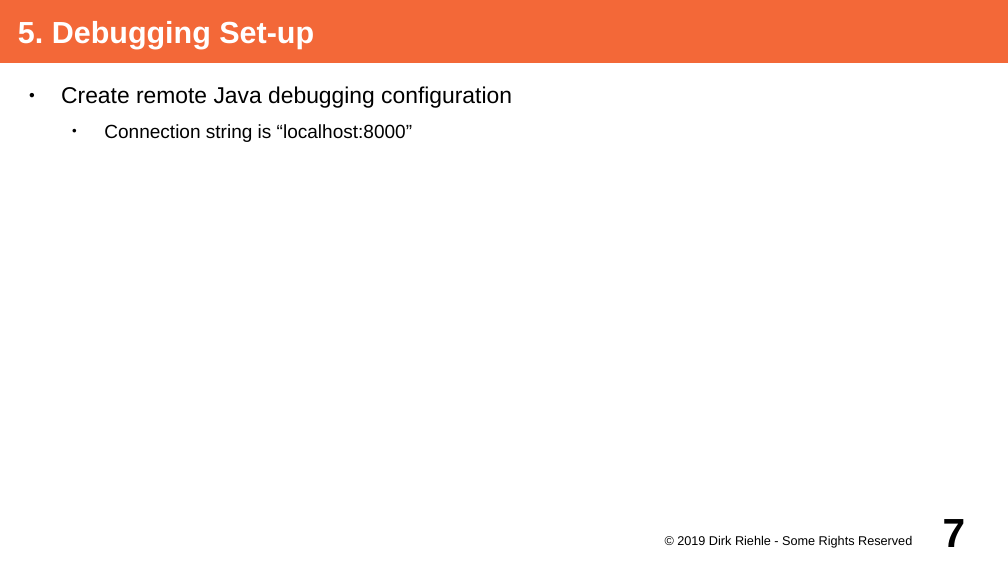
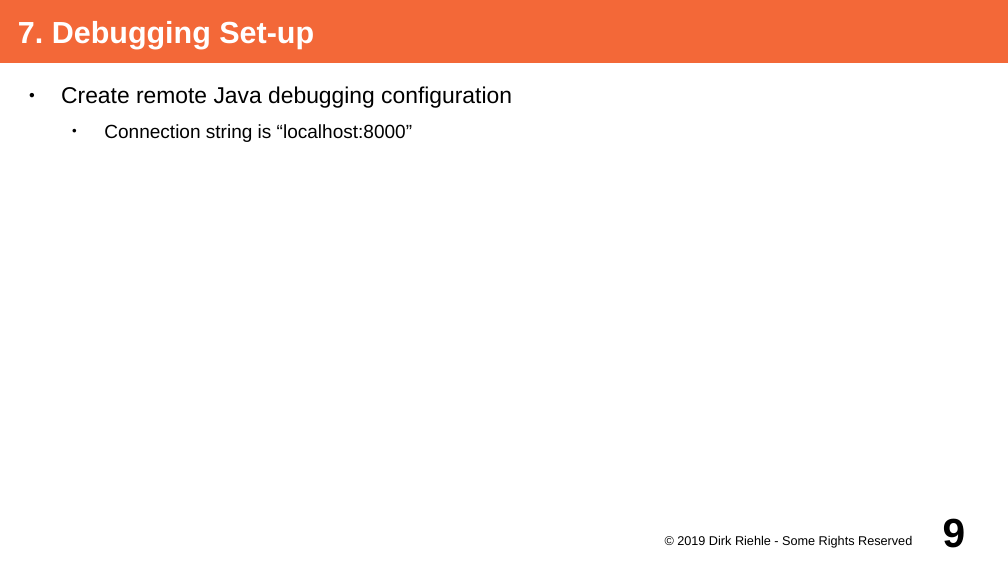
Before and after one commit to dirkriehle/adap-course, a slide deck: slide 9 of Lecture Slides/ADAP A03 - Project Set-up.odp (slide 7 before the commit). Drawn at 1008x567 pixels with LibreOffice and Linux fonts; fonts in the diff are those of the drawing. Boxes give left, top, right and bottom in pixels: in the first picture for what was removed or moved away, otherwise in the second. Text is boxed around its words. In the diff, an @@ line names an element or a change of style, - is before the commit and + after.

```diff
--- a/Lecture Slides/ADAP A03 - Project Set-up.odp
+++ b/Lecture Slides/ADAP A03 - Project Set-up.odp
@@ title at box(18, 21, 314, 49): text changed @@
-5. Debugging Set-up
+7. Debugging Set-up
@@ page number at box(943, 518, 966, 548): text changed @@
-7
+9
```
Also in this commit, not shown: 3 other slides changed, 2 slides added, 1 other file.
